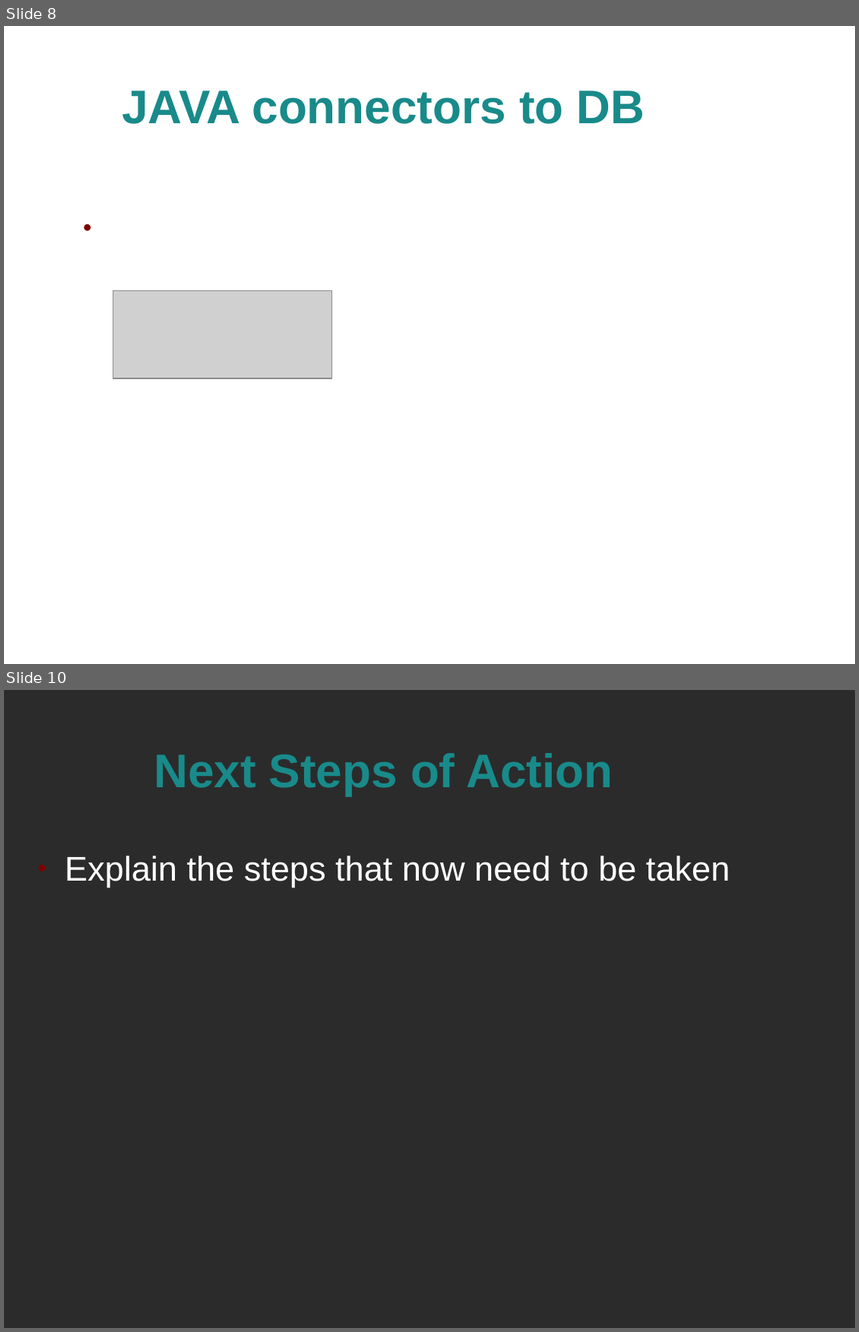
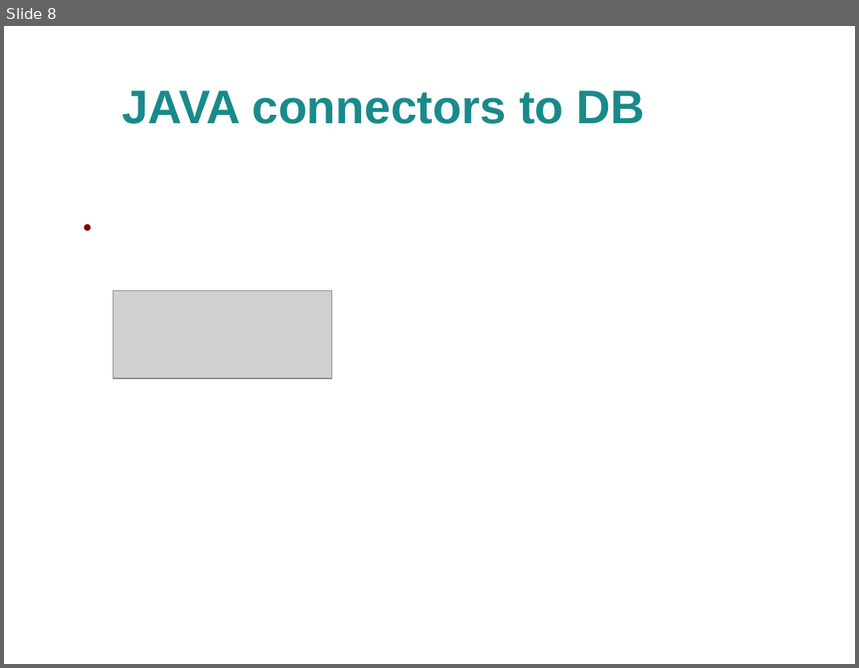
Before and after one commit to voytus/IMS-Starter, a slide deck: Documentation/presentation.odp. Shown one above the other, each under a label of ours: slides 8 and 10 before the commit, slide 8 after it; the slides between them are not shown. The pictures are 859x1332 and 859x668 pixels, drawn with LibreOffice and Linux fonts; fonts in the diff are those of the drawing; grey boxes stand for pictures; background and template pictures are left out; a plain dark background stands for a picture behind light text. Boxes give left, top, right and bottom in pixels: in the first picture for what was removed or moved away, otherwise in the second. Text is boxed around its words. In the diff, an @@ line names an element or a change of style, - is before the commit and + after.

```diff
--- a/Documentation/presentation.odp
+++ b/Documentation/presentation.odp
@@ slide 10 removed at <box>4,690,855,1328</box>, background picture (left out) @@
@@ title removed at <box>154,753,614,796</box> @@
-Next Steps of Action
@@ text removed at <box>65,856,730,888</box> @@
-● Explain the steps that now need to be taken
```
Also in this commit, not shown: 3 slides changed, 2 slides added.
